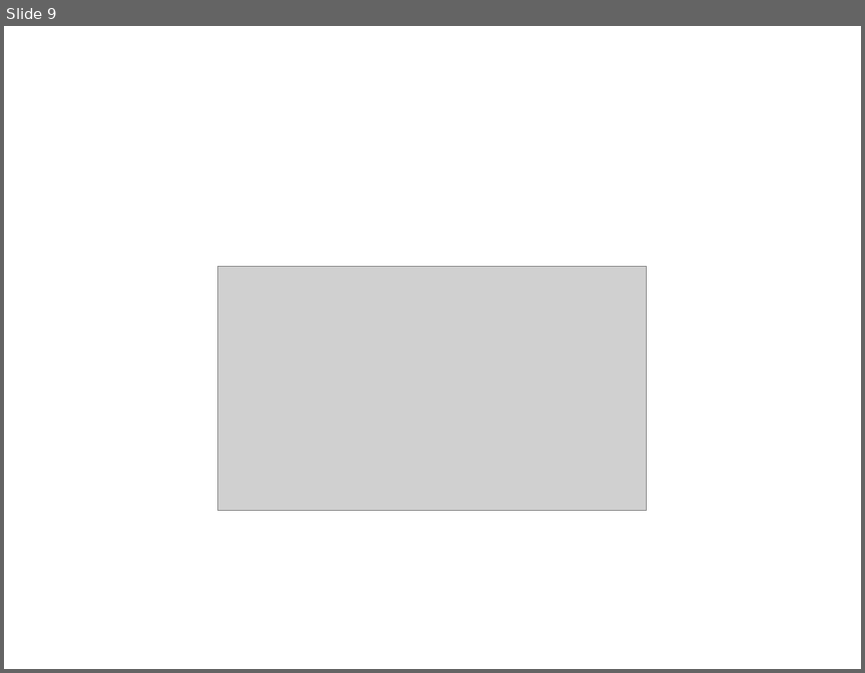
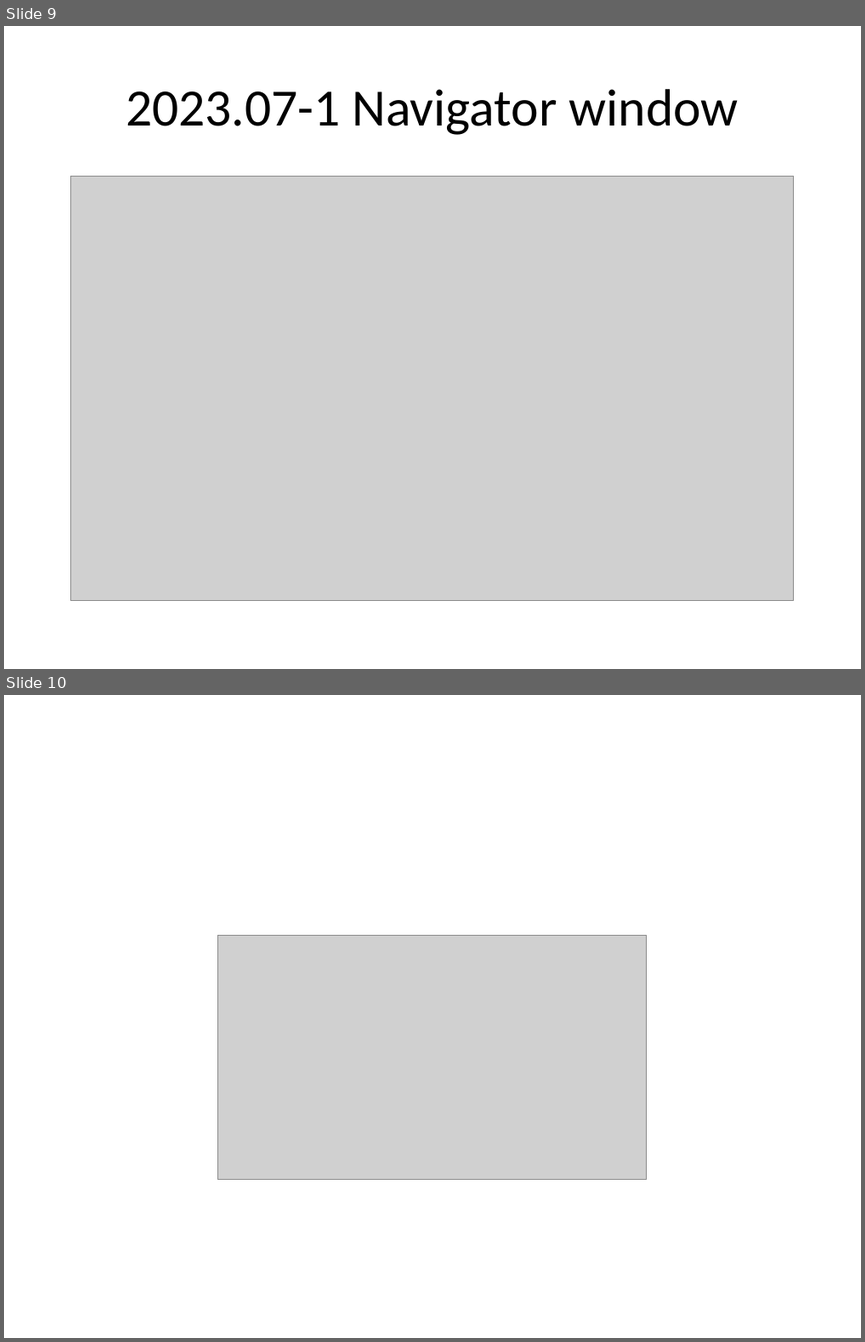
Before and after one commit to moorepants/anaconda-dee-config, a slide deck: Anaconda-DEE-2023-2024/images/Screenshots.pptx. Shown one above the other, each under a label of ours: slide 9 before the commit, slides 9 and 10 after it. The pictures are 865x673 and 865x1342 pixels, drawn with LibreOffice and Linux fonts; fonts in the diff are those of the drawing; grey boxes stand for pictures. Boxes give left, top, right and bottom in pixels: in the first picture for what was removed or moved away, otherwise in the second. Text is boxed around its words. In the diff, an @@ line names an element or a change of style, - is before the commit and + after.

```diff
--- a/Anaconda-DEE-2023-2024/images/Screenshots.pptx
+++ b/Anaconda-DEE-2023-2024/images/Screenshots.pptx
@@ slide 9 added at bbox=[4, 26, 861, 669], background #FFFFFF @@
@@ title added at bbox=[126, 89, 738, 135], 44 pt, text #000000 @@
+2023.07-1 Navigator window
@@ picture added at bbox=[71, 176, 793, 600] @@
@@ what was slide 9 is now slide 10 @@
```
Also in this commit, not shown: 3 other files.
